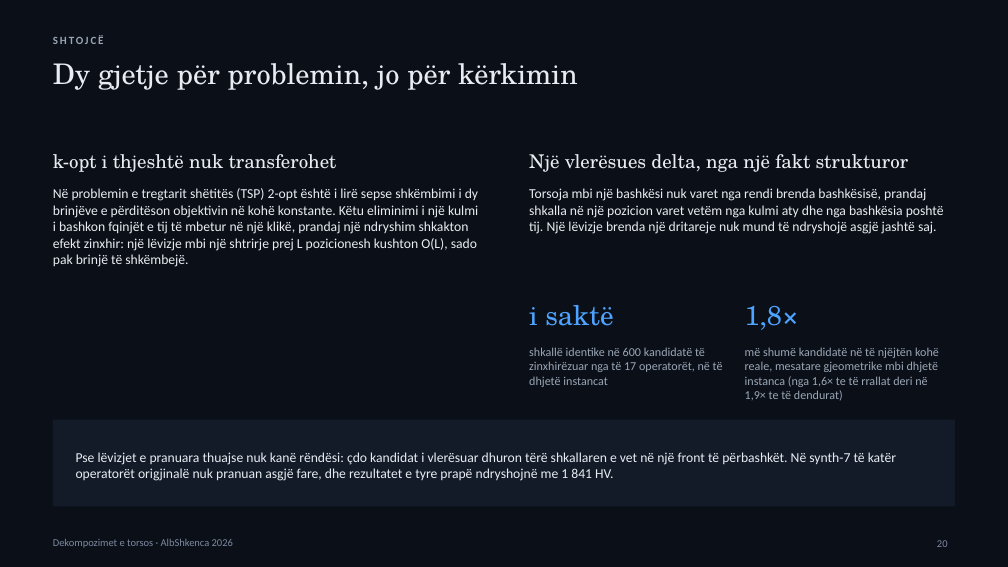
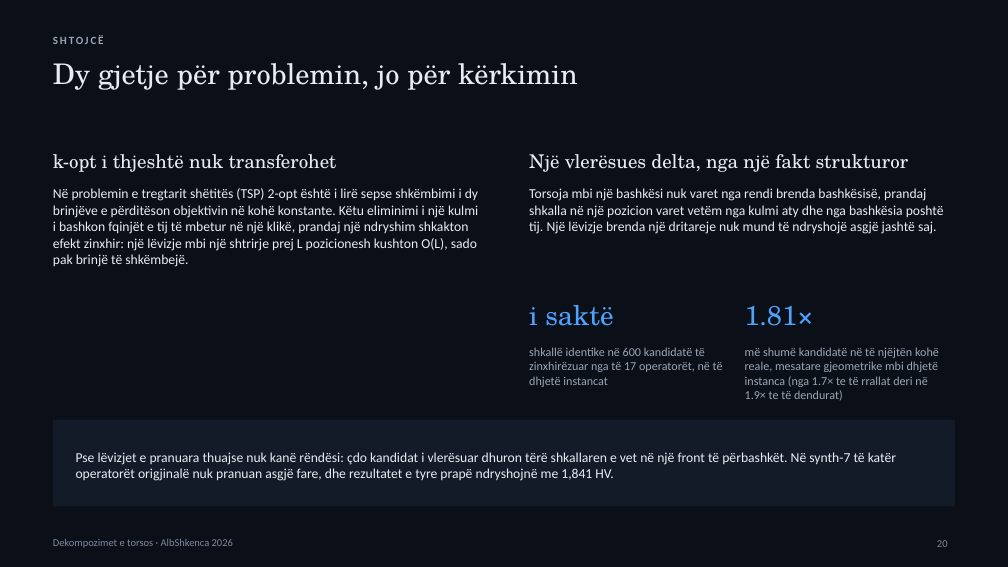
Before and after one commit to adrianymeri/SpOC3, a slide deck: slide 20 of SpOC3-Dekompozime-Torso-AlbShkenca2026-SQ.pptx. Drawn at 1008x567 pixels with LibreOffice and Linux fonts; fonts in the diff are those of the drawing. Boxes give left, top, right and bottom in pixels: in the first picture for what was removed or moved away, otherwise in the second. Text is boxed around its words. In the diff, an @@ line names an element or a change of style, - is before the commit and + after.

```diff
--- a/SpOC3-Dekompozime-Torso-AlbShkenca2026-SQ.pptx
+++ b/SpOC3-Dekompozime-Torso-AlbShkenca2026-SQ.pptx
@@ text at <box>745,305,814,326</box>: text changed @@
-1,8×
+1.81×
@@ text at <box>745,347,939,401</box>: text changed @@
-më shumë kandidatë në të njëjtën kohë reale, mesatare gjeometrike mbi dhjetë instanca (nga 1,6× te të rrallat deri në 1,9× te të dendurat)
+më shumë kandidatë në të njëjtën kohë reale, mesatare gjeometrike mbi dhjetë instanca (nga 1.7× te të rrallat deri në 1.9× te të dendurat)
@@ text at <box>76,452,896,481</box>: text changed @@
-Pse lëvizjet e pranuara thuajse nuk kanë rëndësi: çdo kandidat i vlerësuar dhuron tërë shkallaren e vet në një front të përbashkët. Në synth-7 të katër operatorët origjinalë nuk pranuan asgjë fare, dhe rezultatet e tyre prapë ndryshojnë me 1 841 HV.
+Pse lëvizjet e pranuara thuajse nuk kanë rëndësi: çdo kandidat i vlerësuar dhuron tërë shkallaren e vet në një front të përbashkët. Në synth-7 të katër operatorët origjinalë nuk pranuan asgjë fare, dhe rezultatet e tyre prapë ndryshojnë me 1,841 HV.
```
Also in this commit, not shown: 17 other slides changed, 4 other files.
